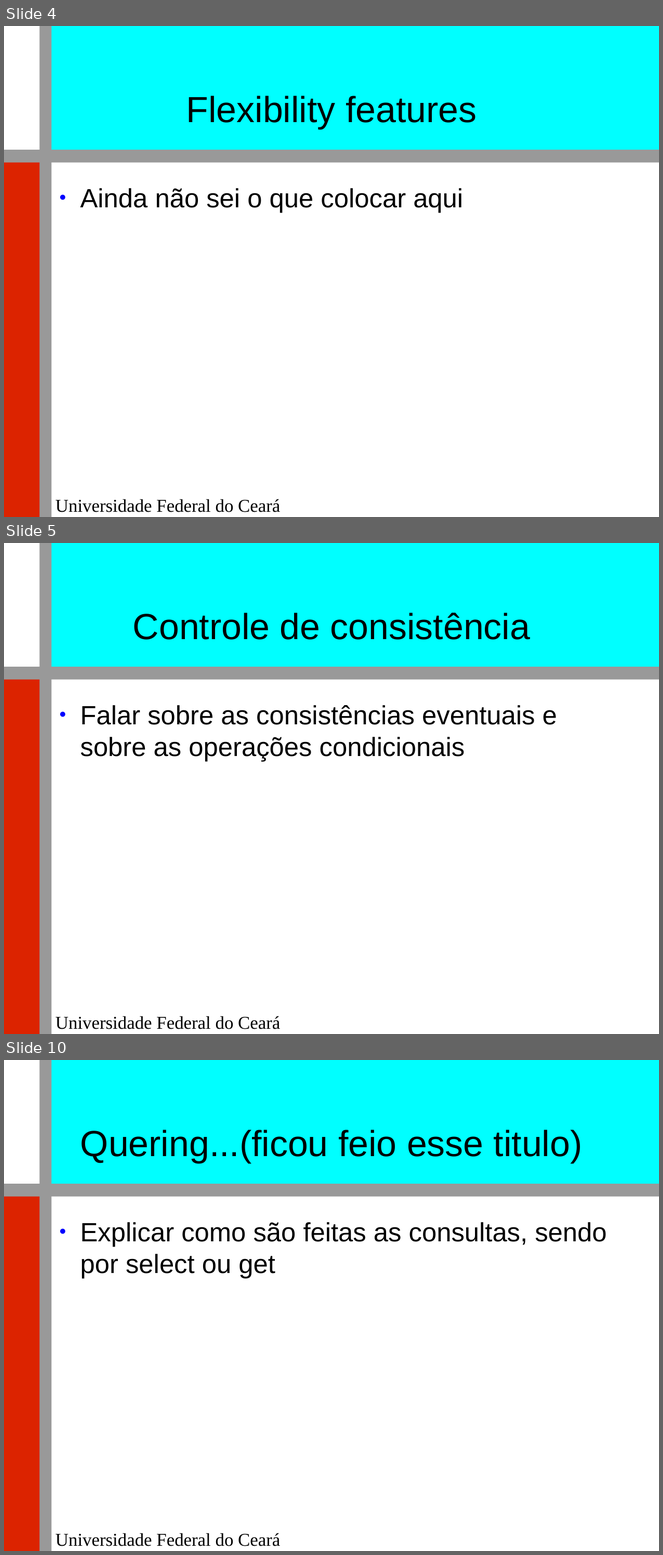
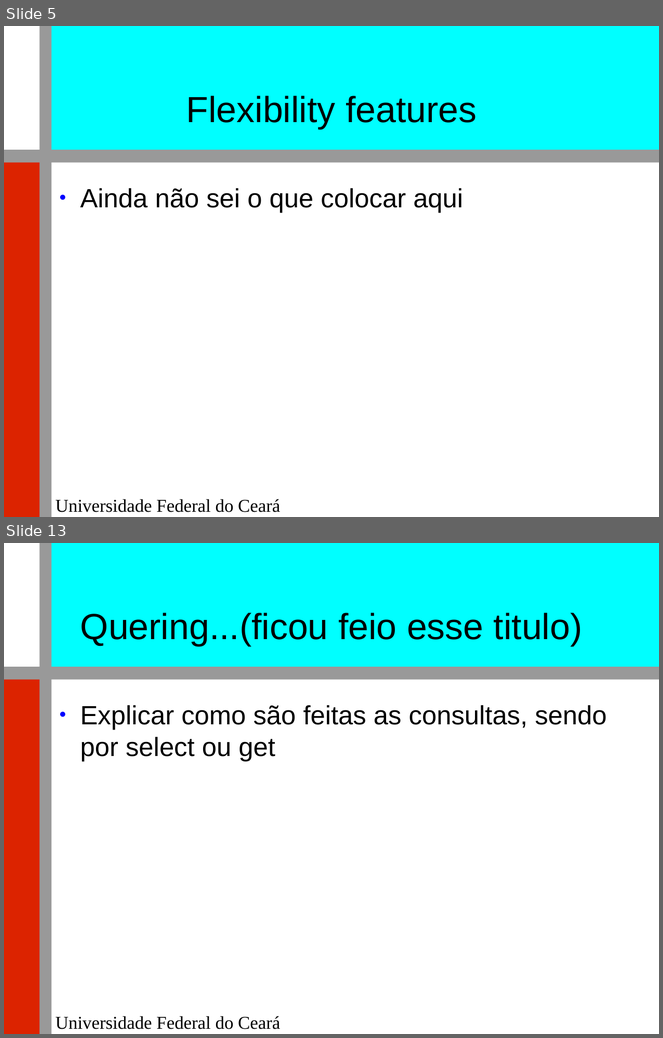
Before and after one commit to renatocjn/NoSQL_TF, a slide deck: Apresentação.odp. Shown one above the other, each under a label of ours: slides 4, 5 and 10 before the commit, slides 5 and 13 after it; the slides between them are not shown. The pictures are 663x1555 and 663x1038 pixels, drawn with LibreOffice and Linux fonts; fonts in the diff are those of the drawing; background and template pictures are left out. Boxes give left, top, right and bottom in pixels: in the first picture for what was removed or moved away, otherwise in the second. Text is boxed around its words. In the diff, an @@ line names an element or a change of style, - is before the commit and + after.

```diff
--- a/Apresentação.odp
+++ b/Apresentação.odp
@@ slide 5 removed at (4, 543, 659, 1034), background #FFFFFF; not listed: 5 template elements that a slide beside it also shows @@
@@ title removed at (133, 613, 530, 640) @@
-Controle de consistência
@@ text removed at (80, 705, 557, 761) @@
-● Falar sobre as consistências eventuais e sobre as operações condicionais
@@ what was slide 4 is now slide 5 @@
@@ what was slide 10 is now slide 13 @@
```
Also in this commit, not shown: 3 slides changed, 7 slides added, 3 other slides removed, 1 other file.
